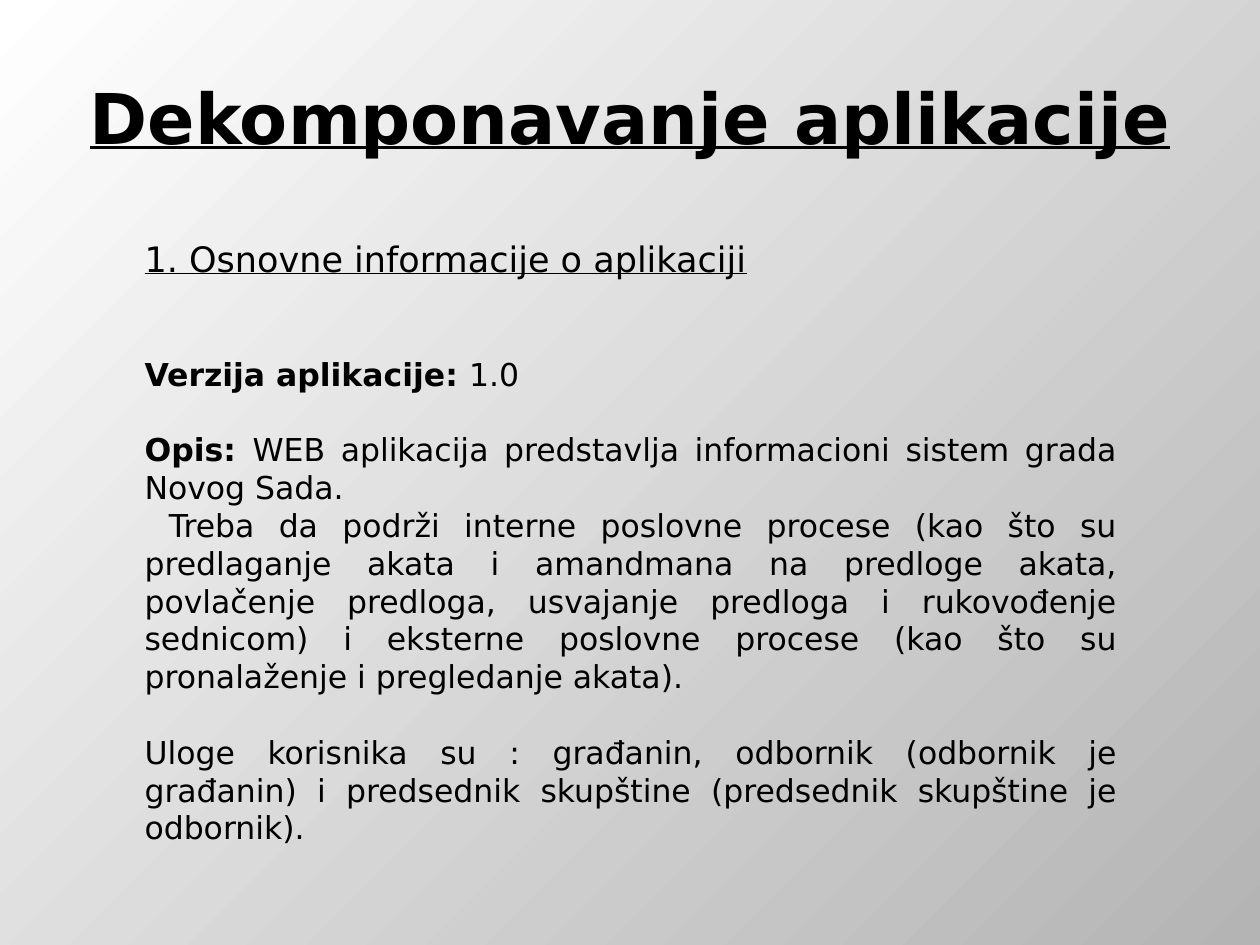
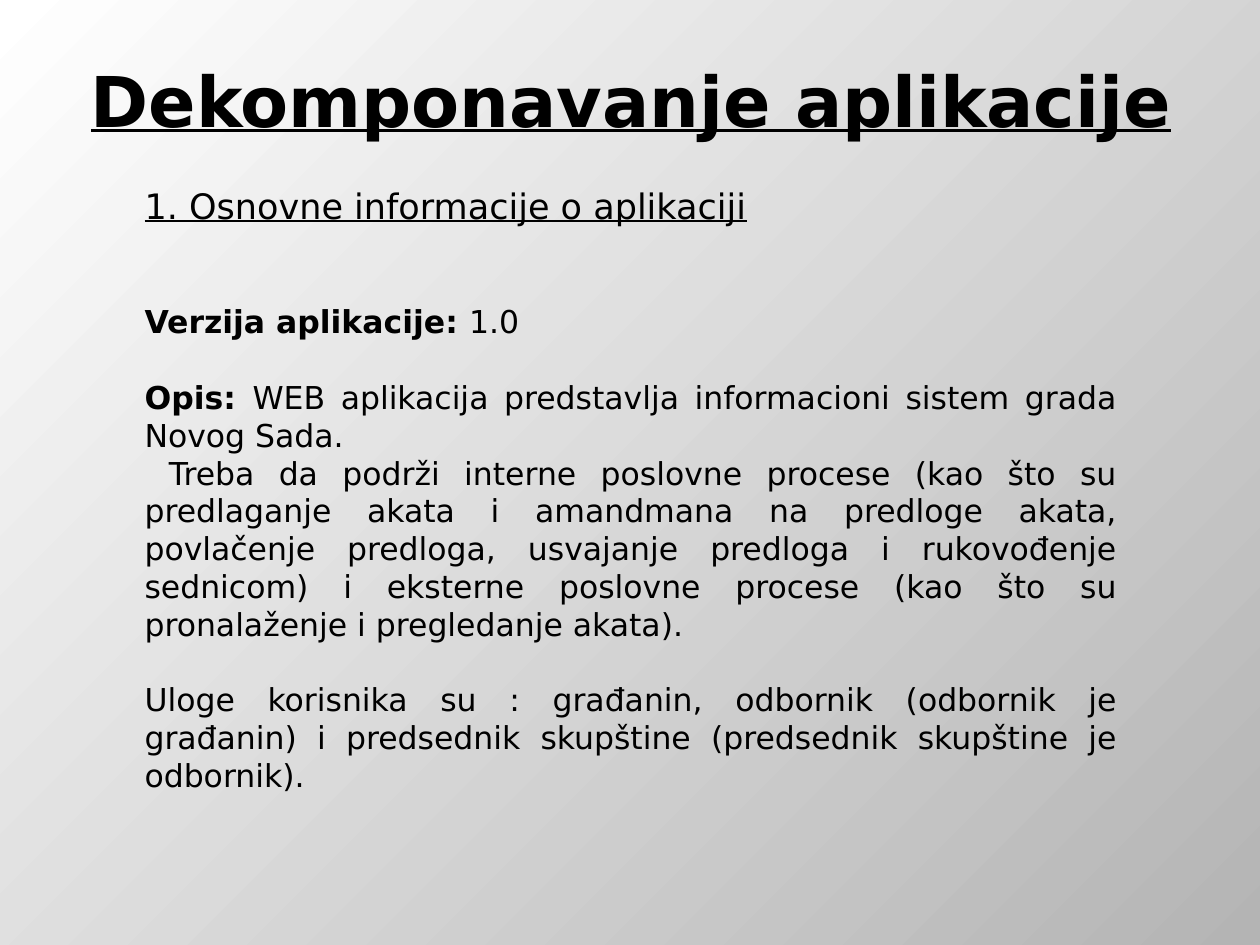
Before and after one commit to DejanUrosevic/XML-Projekat, a slide deck: slide 2 of Model Pretnji.pptx. Drawn at 1260x945 pixels with LibreOffice and Linux fonts; fonts in the diff are those of the drawing. Boxes give left, top, right and bottom in pixels: in the first picture for what was removed or moved away, otherwise in the second. Text is boxed around its words. In the diff, an @@ line names an element or a change of style, - is before the commit and + after.

```diff
--- a/Model Pretnji.pptx
+++ b/Model Pretnji.pptx
@@ title "Dekomponavanje aplikacije": place and size @@
-title "Dekomponavanje aplikacije" at (90, 90, 1170, 159)
+title "Dekomponavanje aplikacije" at (91, 73, 1171, 142)
@@ text "1. Osnovne informacije o aplikaciji": place and size @@
-text "1. Osnovne informacije o aplikaciji" at (145, 245, 1117, 843)
+text "1. Osnovne informacije o aplikaciji" at (145, 192, 1117, 791)
```
Also in this commit, not shown: 8 other slides changed, 9 slides added, 2 slides removed, 6 other files.
